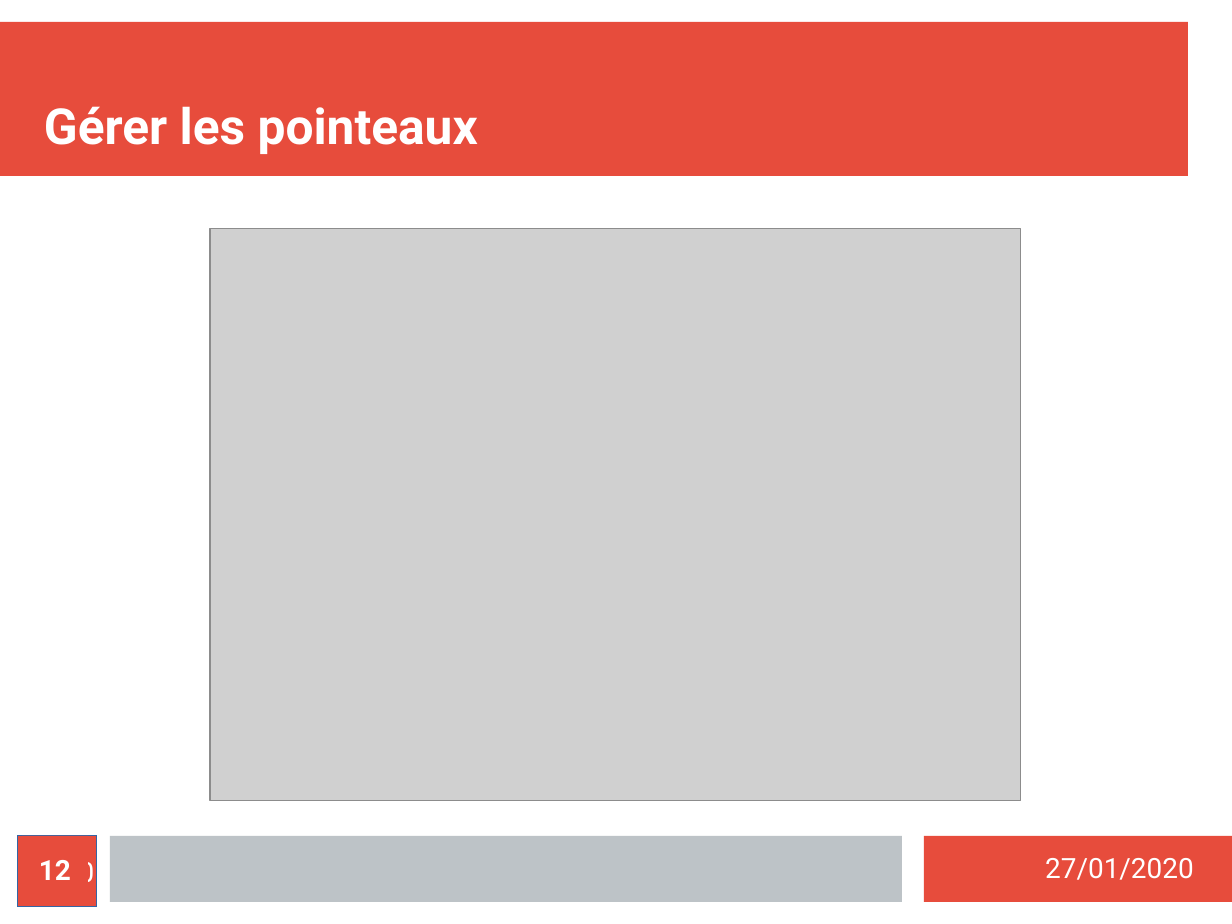
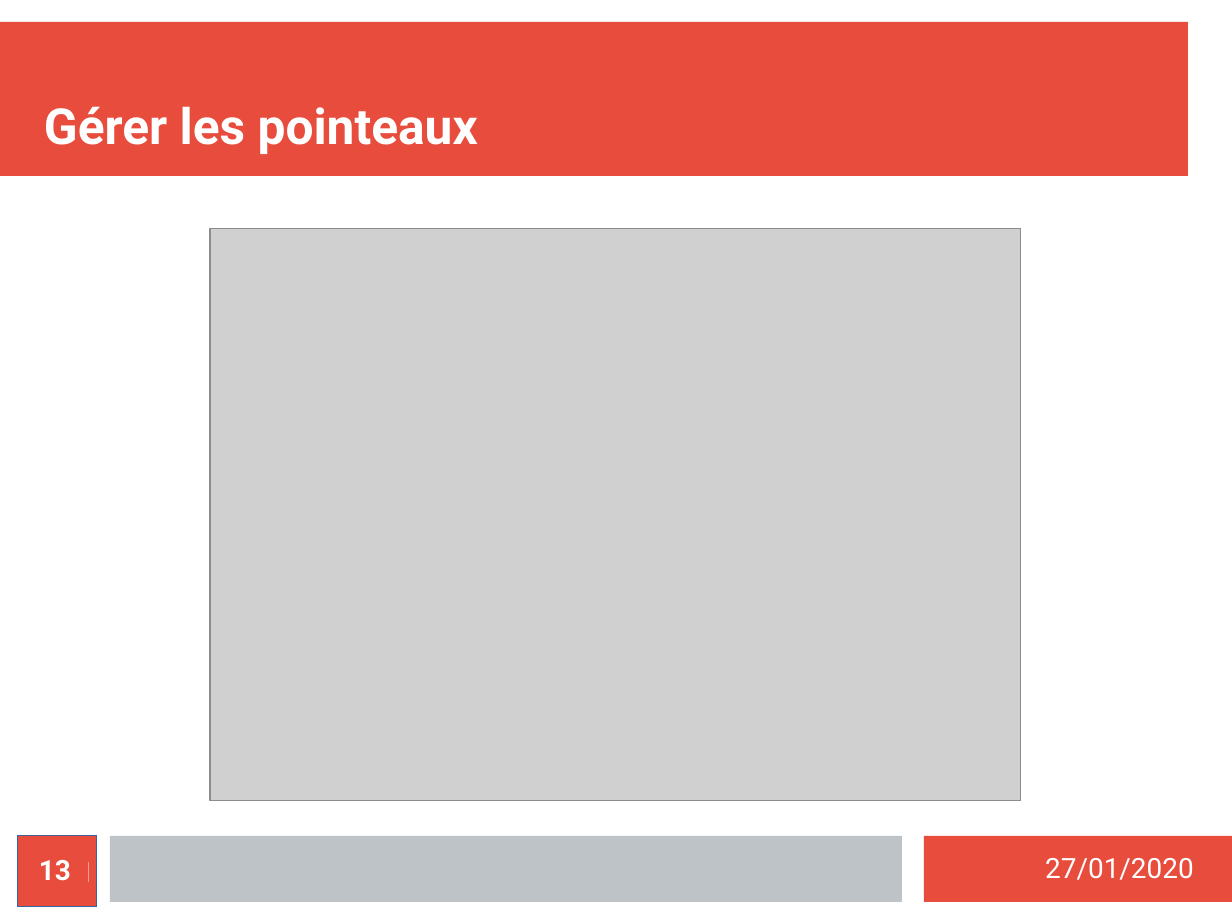
Before and after one commit to MezeretteBrice/Projet_Ronde, a slide deck: slide 13 of SOUTENANCE/Revue1/controleurrondejeremi.odp (slide 12 before the commit). Drawn at 1232x924 pixels with LibreOffice and Linux fonts; fonts in the diff are those of the drawing; grey boxes stand for pictures. Boxes give left, top, right and bottom in pixels: in the first picture for what was removed or moved away, otherwise in the second. Text is boxed around its words. In the diff, an @@ line names an element or a change of style, - is before the commit and + after.

```diff
--- a/SOUTENANCE/Revue1/controleurrondejeremi.odp
+++ b/SOUTENANCE/Revue1/controleurrondejeremi.odp
@@ page number at (x1=20, y1=860, x2=94, y2=882): text changed @@
-12/20
+13/21
@@ page number at (x1=39, y1=860, x2=71, y2=881): text changed @@
-12
+13
@@ text at (x1=46, y1=860, x2=89, y2=882): text changed @@
-/20
+/21
```
Also in this commit, not shown: 13 other slides changed, 1 slide added.
